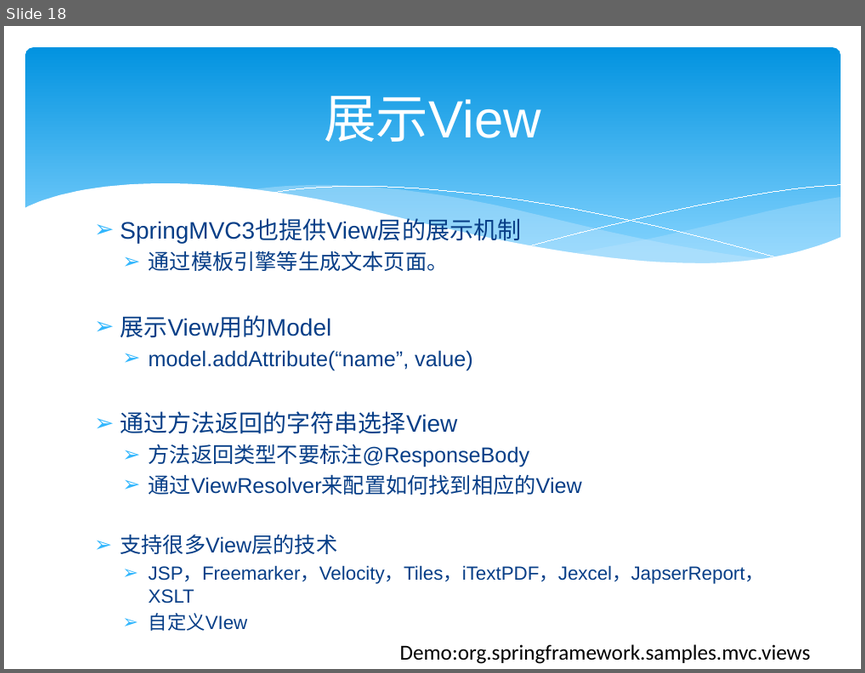
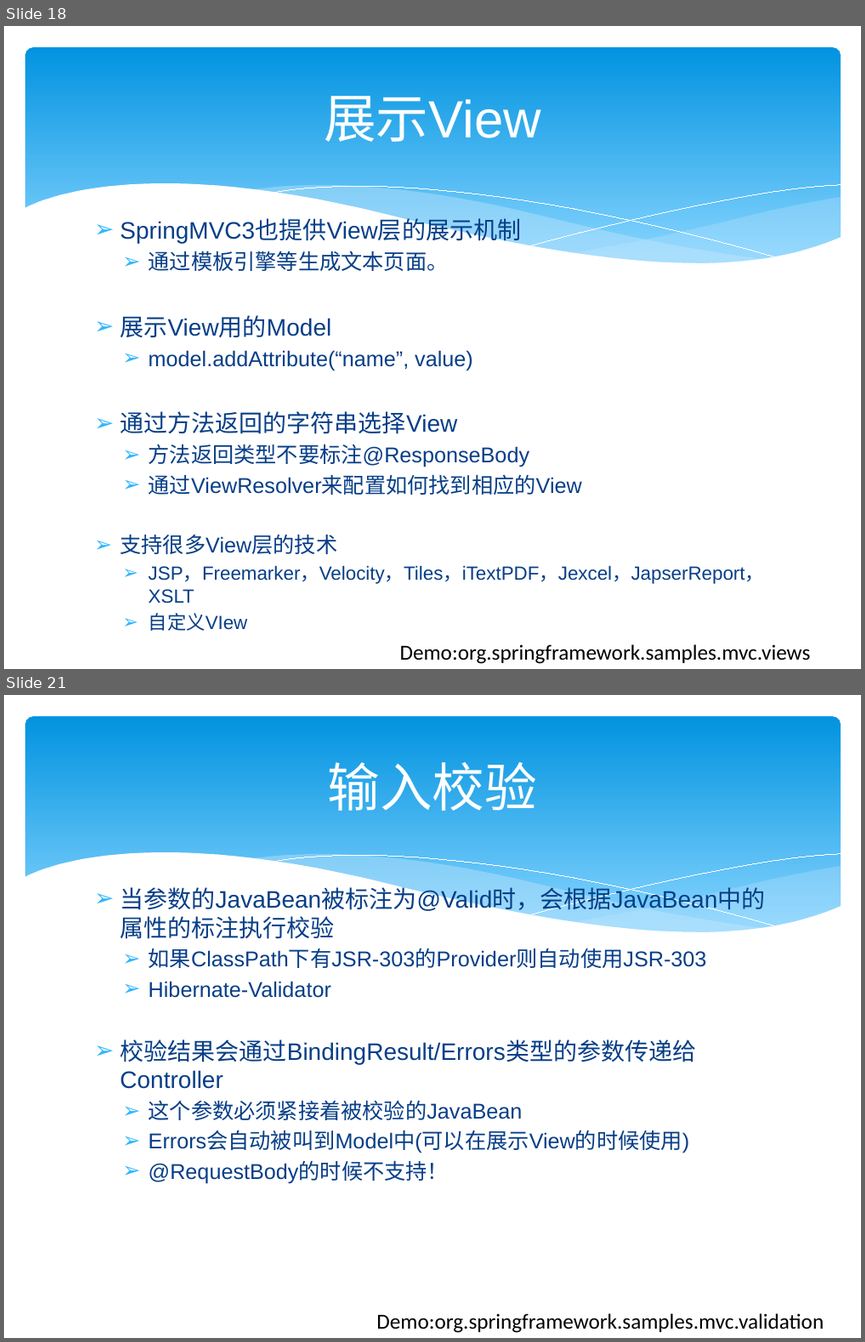
Before and after one commit to zjumty/spring-mvc-showcase, a slide deck: SpringMVC3.pptx. Shown one above the other, each under a label of ours: slide 18 before the commit, slides 18 and 21 after it; the slides between them are not shown. The pictures are 865x673 and 865x1342 pixels, drawn with LibreOffice and Linux fonts; fonts in the diff are those of the drawing. Boxes give left, top, right and bottom in pixels: in the first picture for what was removed or moved away, otherwise in the second. Text is boxed around its words. In the diff, an @@ line names an element or a change of style, - is before the commit and + after.

```diff
--- a/SpringMVC3.pptx
+++ b/SpringMVC3.pptx
@@ slide 21 added at [4, 695, 861, 1338], background #FFFFFF; not listed: 6 template elements that a slide beside it also shows @@
@@ title added at [328, 762, 537, 811], 44 pt, text #FFFFFF @@
+输入校验
@@ text added at [120, 884, 765, 1183], 18 pt, text #073E87 @@
+➢ 当参数的JavaBean被标注为@Valid时，会根据JavaBean中的属性的标注执行校验
+  ➢ 如果ClassPath下有JSR-303的Provider则自动使用JSR-303
+  ➢ Hibernate-Validator
+➢ 校验结果会通过BindingResult/Errors类型的参数传递给Controller
+  ➢ 这个参数必须紧接着被校验的JavaBean
+  ➢ Errors会自动被叫到Model中(可以在展示View的时候使用)
+  ➢ @RequestBody的时候不支持！
@@ text added at [376, 1313, 823, 1333], 18 pt, text #000000 @@
+Demo:org.springframework.samples.mvc.validation
```
Also in this commit, not shown: 2 slides changed, 5 other slides added, 1 slide removed.
